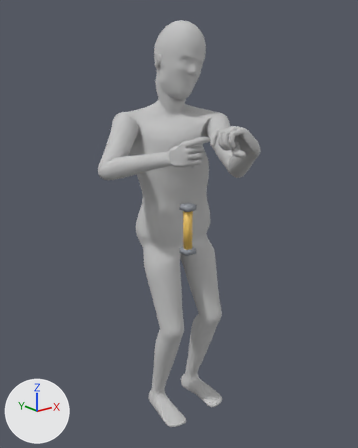
Before and after pictures for a commit that changed the Blender file character-base/characters/master_blank/master_blank.blend.
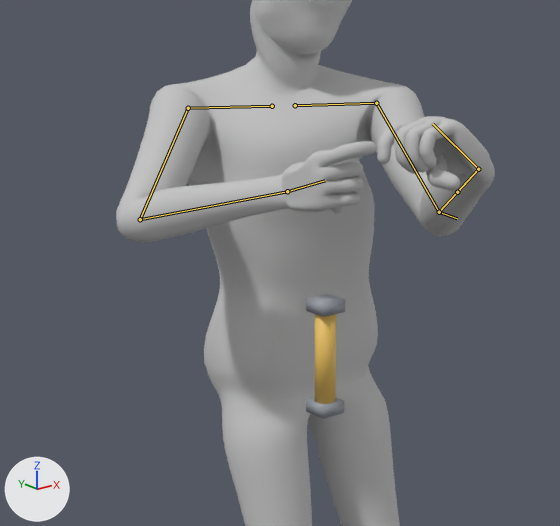
Each version appears first whole from a 50 mm lens placed at (-1.287, -1.625, 1.536), pointed at (-0.098, -0.14, 0.942), and next in a close-up on the part from 13% to 81% of the width and 17% to 67% of the height. Every picture has the same lights, and +X, +Y and +Z are marked at lower left. The older version's two pictures come first. Both versions are drawn at frame 22 of the action 'rifle_fire'; the numbers are the values there. The bones that change are drawn over the model as lines in the close-ups.

Names of what the first close-up shows: 'Forearm_L', 'Forearm_R', 'Hand_L', 'Hand_R', 'Head', 'Neck', 'Pelvis', 'Thigh_L', 'Thigh_R', 'Torso', 'UpperArm_L', 'UpperArm_R' and 3 more.
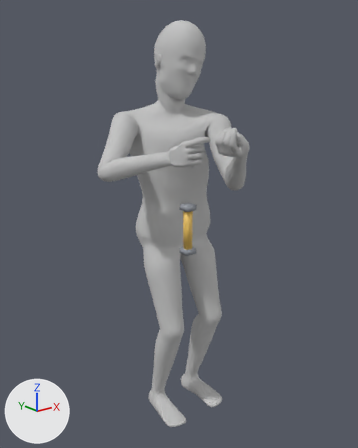
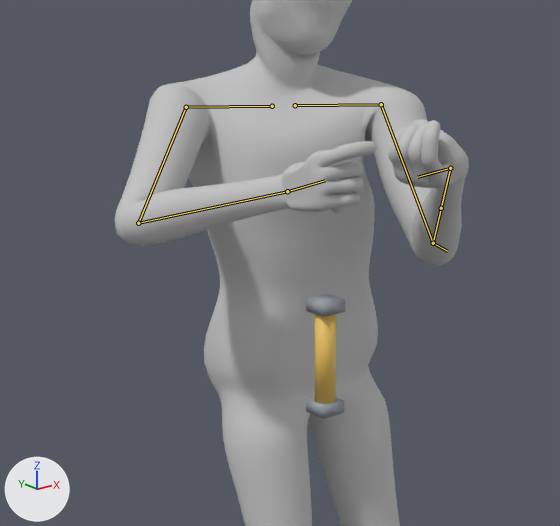
Changed parts and their boxes (x1, y1, x2, y2) in the close-ups (560 x 526 px):
'Torso', posed
    before: (176, 65, 386, 289)
    after: (176, 64, 397, 289)
'UpperArm_R', posed
    before: (116, 84, 224, 238)
    after: (115, 83, 222, 242)
'Forearm_R', posed
    before: (122, 174, 289, 242)
    after: (122, 174, 290, 246)
'Hand_L', posed (31% narrower, 8% shorter)
    before: (377, 116, 494, 191)
    after: (388, 119, 469, 188)
'UpperArm_L', posed
    before: (355, 82, 436, 227)
    after: (360, 86, 431, 255)
'Forearm_L', posed (30% narrower, 36% taller)
    before: (419, 171, 495, 236)
    after: (412, 178, 465, 267)
bone 'clavicle_L', root to tip
    before: (295, 105) to (376, 103)
    after: (295, 105) to (381, 104)
bone 'upperarm_L', root to tip
    before: (376, 103) to (439, 212)
    after: (381, 104) to (433, 243)
bone 'forearm_L', root to tip
    before: (439, 212) to (478, 169)
    after: (433, 243) to (450, 168)
bone 'forearm_twist_L', root to tip
    before: (457, 192) to (478, 169)
    after: (441, 208) to (450, 168)
bone 'hand_L', root to tip
    before: (478, 169) to (432, 123)
    after: (450, 168) to (417, 177)
bone 'elbow_helper_L', root to tip
    before: (439, 212) to (457, 218)
    after: (433, 243) to (447, 251)
bone 'clavicle_R', root to tip
    before: (272, 106) to (188, 108)
    after: (272, 106) to (186, 107)
bone 'upperarm_R', root to tip
    before: (188, 108) to (140, 219)
    after: (186, 107) to (138, 223)
bone 'forearm_R', root to tip
    before: (140, 219) to (287, 191)
    after: (138, 223) to (287, 191)

What changed in the scene script:
```text
Change bone_clavicle_l:
    where bone_clavicle_l = bpy.data.objects['Rig'].pose.bones['clavicle_L']  # child of 'chest'
    bone_clavicle_l.rotation_quaternion: (1.0, 0.0, 0.0, 0.0) -> (0.995, 0.1, 0.0, -0.003)  # degrees (0, 0, 0) -> degrees (11, 0, 0)
Change bone_upperarm_l:
    where bone_upperarm_l = bpy.data.objects['Rig'].pose.bones['upperarm_L']  # child of 'clavicle_L'
    bone_upperarm_l.rotation_quaternion: (0.901, 0.358, -0.092, -0.226) -> (0.946, 0.214, -0.12, -0.21)  # degrees (43, 0, -28) -> degrees (27, -8, -27)
Change bone_forearm_l:
    where bone_forearm_l = bpy.data.objects['Rig'].pose.bones['forearm_L']  # child of 'upperarm_L'
    bone_forearm_l.rotation_quaternion: (0.926, 0.378, 0.0, 0.0) -> (0.806, 0.591, 0.0, 0.0)  # degrees (44, 0, 0) -> degrees (73, 0, 0)
Change bone_forearm_twist_l:
    where bone_forearm_twist_l = bpy.data.objects['Rig'].pose.bones['forearm_twist_L']  # child of 'forearm_L'
    bone_forearm_twist_l.rotation_quaternion: (0.993, 0.0, 0.116, 0.0) -> (0.84, 0.0, -0.542, 0.0)  # degrees (0, 13, 0) -> degrees (0, -66, 0)
Change bone_hand_l:
    where bone_hand_l = bpy.data.objects['Rig'].pose.bones['hand_L']  # child of 'forearm_L'
    bone_hand_l.rotation_quaternion: (0.807, 0.107, 0.191, 0.548) -> (0.374, 0.085, -0.825, -0.414)  # degrees (23, 11, 71) -> degrees (-63, -147, 33)
Change bone_elbow_helper_l:
    where bone_elbow_helper_l = bpy.data.objects['Rig'].pose.bones['elbow_helper_L']  # child of 'upperarm_L'
    bone_elbow_helper_l.rotation_quaternion: (0.981, 0.193, 0.0, 0.0) -> (0.95, 0.311, 0.0, 0.0)  # degrees (22, 0, 0) -> degrees (36, 0, 0)
Change bone_clavicle_r:
    where bone_clavicle_r = bpy.data.objects['Rig'].pose.bones['clavicle_R']  # child of 'chest'
    bone_clavicle_r.rotation_quaternion: (1.0, 0.0, 0.0, 0.0) -> (0.998, 0.06, 0.013, -0.011)  # degrees (0, 0, 0) -> degrees (7, 2, -1)
Change bone_upperarm_r:
    where bone_upperarm_r = bpy.data.objects['Rig'].pose.bones['upperarm_R']  # child of 'clavicle_R'
    bone_upperarm_r.rotation_quaternion: (0.788, 0.42, -0.448, -0.034) -> (0.818, 0.374, -0.436, -0.023)  # degrees (71, -43, -36) -> degrees (62, -44, -30)
Change bone_forearm_r:
    where bone_forearm_r = bpy.data.objects['Rig'].pose.bones['forearm_R']  # child of 'upperarm_R'
    bone_forearm_r.rotation_quaternion: (0.71, 0.704, 0.0, 0.0) -> (0.69, 0.723, 0.0, 0.0)  # degrees (90, 0, 0) -> degrees (93, 0, 0)
Change bone_hand_r:
    where bone_hand_r = bpy.data.objects['Rig'].pose.bones['hand_R']  # child of 'forearm_R'
    bone_hand_r.rotation_quaternion: (0.795, -0.332, 0.471, 0.192) -> (0.795, -0.352, 0.449, 0.208)  # degrees (-46, 61, -1) -> degrees (-47, 59, 2)
```
